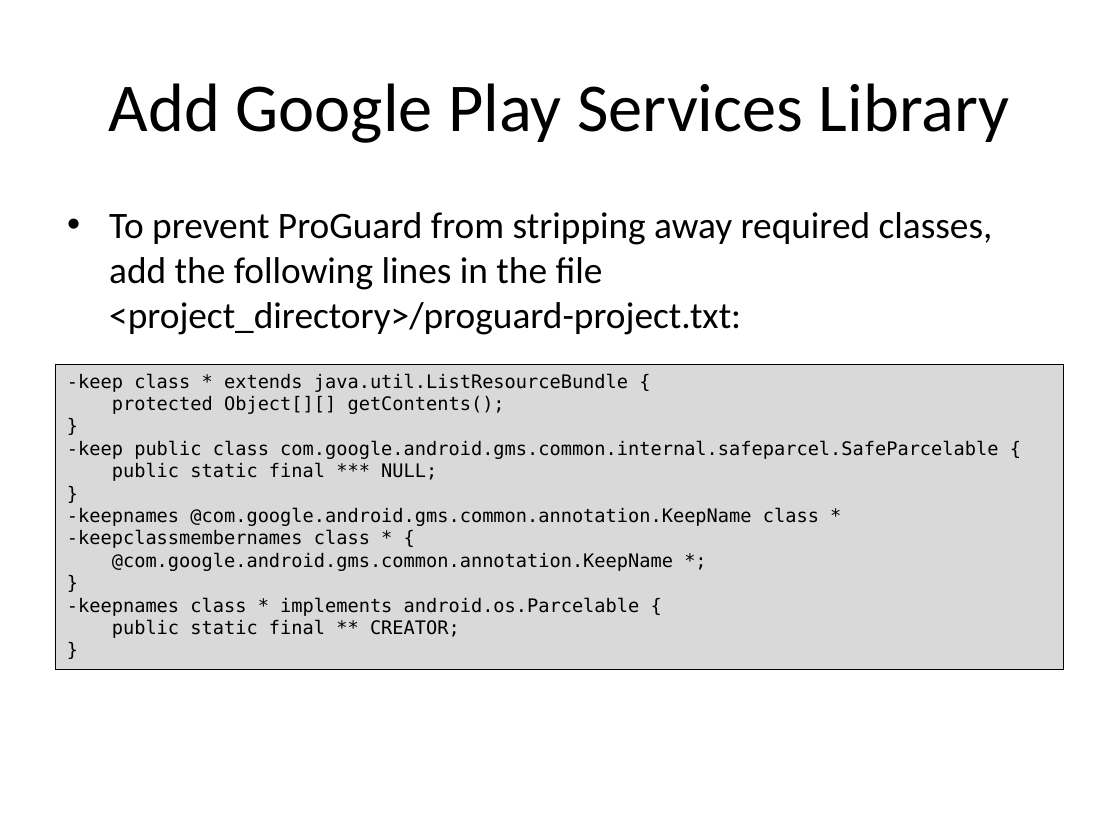
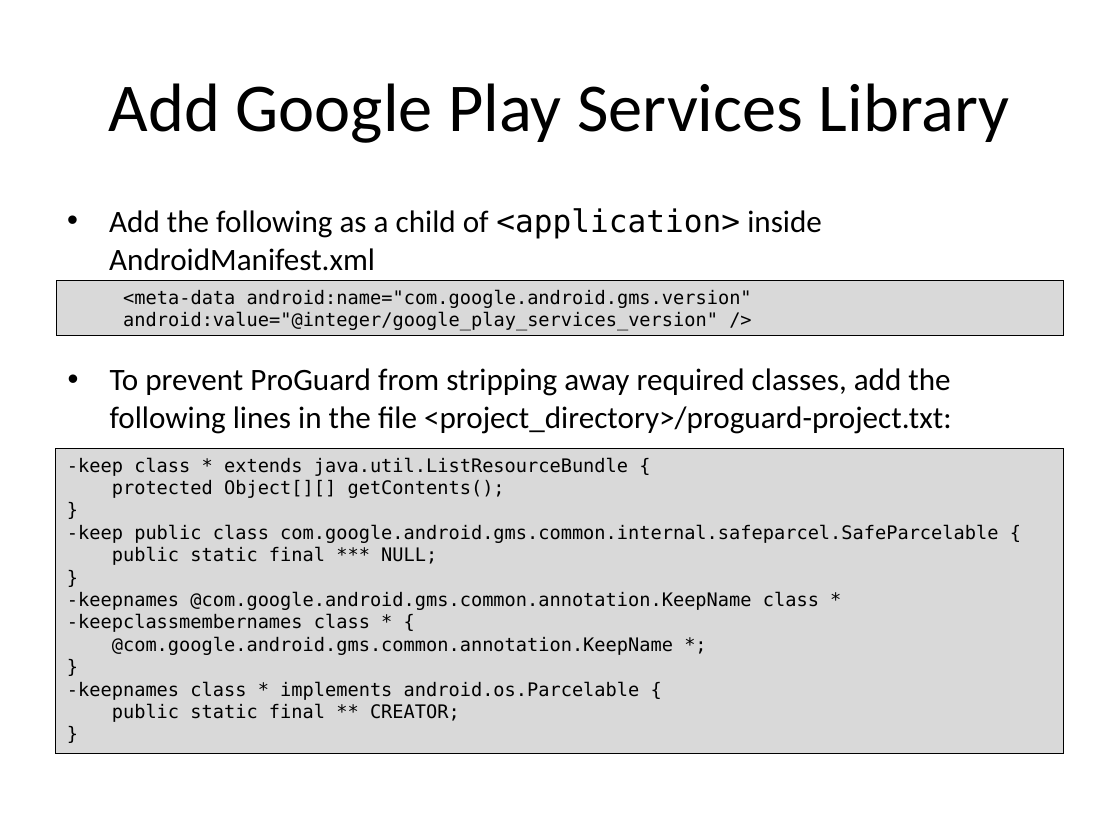
Before and after one commit to LeadingEDJE/MobilePushNotification, a slide deck: slide 11 of Implementing Push Notification in Android.pptx. Drawn at 1120x840 pixels with LibreOffice and Linux fonts; fonts in the diff are those of the drawing; background and template pictures are left out. Boxes give left, top, right and bottom in pixels: in the first picture for what was removed or moved away, otherwise in the second. Text is boxed around its words. In the diff, an @@ line names an element or a change of style, - is before the commit and + after.

```diff
--- a/Implementing Push Notification in Android.pptx
+++ b/Implementing Push Notification in Android.pptx
@@ text added at (109, 208, 822, 271), 20 pt, text #000000 @@
+• Add the following as a child of <application> inside AndroidManifest.xml
@@ text added at (56, 280, 1064, 336), fill #D9D9D9, outline #000000 0.75 pt, 12 pt, text #000000 @@
+  <meta-data android:name="com.google.android.gms.version" android:value="@integer/google_play_services_version" />
@@ text "To prevent ProGuard from stripping ...": place and size @@
-text "To prevent ProGuard from stripping ..." at (109, 212, 993, 335)
+text "To prevent ProGuard from stripping ..." at (110, 368, 952, 434)
@@ text "To prevent ProGuard from stripping ..." at (110, 368, 952, 434): size 24 to 20 pt @@
@@ rectangle "-keep class * extends java.util.ListResourceBundle ...": place and size @@
-rectangle "-keep class * extends java.util.ListResourceBundle ..." at (56, 364, 1064, 670)
+rectangle "-keep class * extends java.util.ListResourceBundle ..." at (56, 448, 1064, 754)
```
Also in this commit, not shown: 7 other slides changed.
